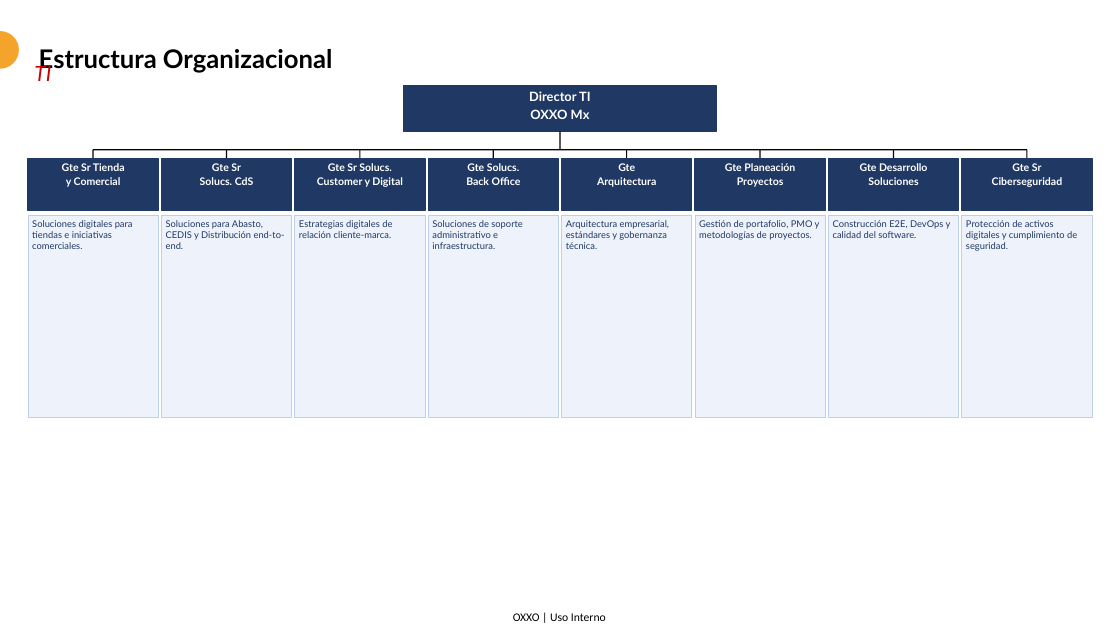
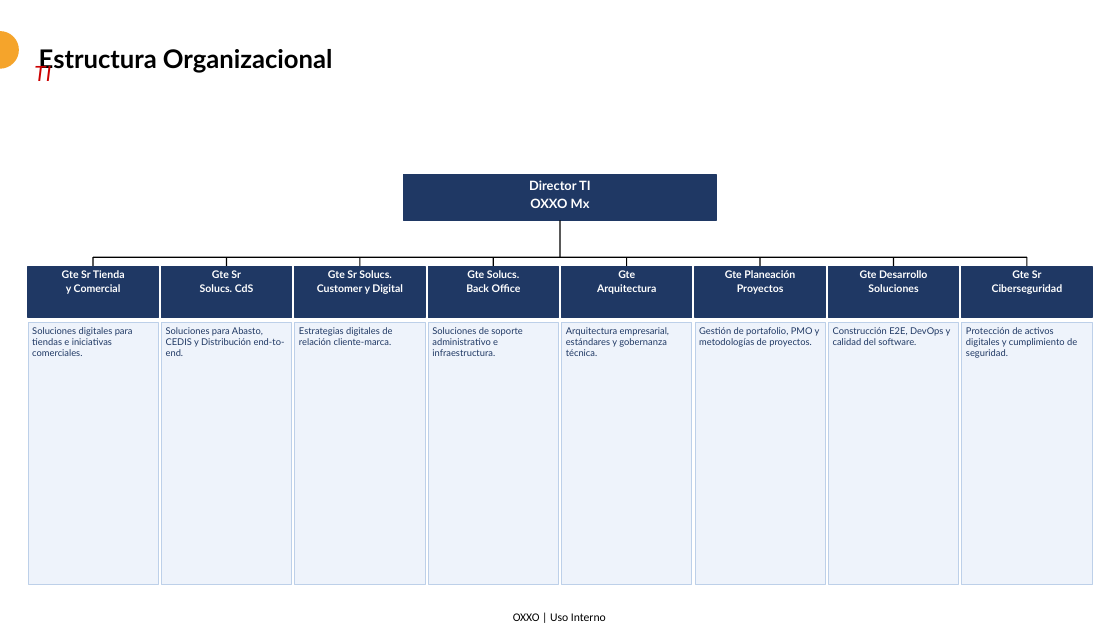
Before and after one commit to Rojast-AI/oxxo, a slide deck: slide 6 of TI/Playbook/TI Playbook.pptx. Drawn at 1120x630 pixels with LibreOffice and Linux fonts; fonts in the diff are those of the drawing; background and template pictures are left out. Boxes give left, top, right and bottom in pixels: in the first picture for what was removed or moved away, otherwise in the second. Text is boxed around its words. In the diff, an @@ line names an element or a change of style, - is before the commit and + after.

```diff
--- a/TI/Playbook/TI Playbook.pptx
+++ b/TI/Playbook/TI Playbook.pptx
@@ rectangle "Director TI": place and size @@
-rectangle "Director TI" at (404, 86, 717, 132)
+rectangle "Director TI" at (404, 175, 717, 221)
@@ rectangle: place and size @@
-rectangle at (560, 131, 560, 150)
+rectangle at (560, 220, 560, 257)
@@ 17 rectangles: place and size @@
-17 rectangles at (28, 150, 1092, 210)
+17 rectangles at (28, 257, 1092, 318)
@@ rectangle "Soluciones digitales para tiendas e ...": place and size @@
-rectangle "Soluciones digitales para tiendas e ..." at (28, 215, 158, 418)
+rectangle "Soluciones digitales para tiendas e ..." at (28, 323, 158, 585)
@@ rectangle "Soluciones para Abasto, CEDIS y ...": place and size @@
-rectangle "Soluciones para Abasto, CEDIS y ..." at (161, 215, 292, 418)
+rectangle "Soluciones para Abasto, CEDIS y ..." at (161, 323, 292, 585)
@@ rectangle "Estrategias digitales de relación cliente-marca.": place and size @@
-rectangle "Estrategias digitales de relación cliente-marca." at (295, 215, 425, 418)
+rectangle "Estrategias digitales de relación cliente-marca." at (295, 323, 425, 585)
@@ rectangle "Soluciones de soporte administrativo e ...": place and size @@
-rectangle "Soluciones de soporte administrativo e ..." at (429, 215, 559, 418)
+rectangle "Soluciones de soporte administrativo e ..." at (429, 323, 559, 585)
@@ rectangle "Arquitectura empresarial, estándares y gobernanza ...": place and size @@
-rectangle "Arquitectura empresarial, estándares y gobernanza ..." at (562, 215, 692, 418)
+rectangle "Arquitectura empresarial, estándares y gobernanza ..." at (562, 323, 692, 585)
@@ rectangle "Gestión de portafolio, PMO y ...": place and size @@
-rectangle "Gestión de portafolio, PMO y ..." at (695, 215, 825, 418)
+rectangle "Gestión de portafolio, PMO y ..." at (695, 323, 825, 585)
@@ rectangle "Construcción E2E, DevOps y calidad ...": place and size @@
-rectangle "Construcción E2E, DevOps y calidad ..." at (828, 215, 959, 418)
+rectangle "Construcción E2E, DevOps y calidad ..." at (828, 323, 959, 585)
@@ rectangle "Protección de activos digitales y ...": place and size @@
-rectangle "Protección de activos digitales y ..." at (962, 215, 1092, 418)
+rectangle "Protección de activos digitales y ..." at (962, 323, 1092, 585)
```
Also in this commit, not shown: 6 other slides changed, 3 other files.
